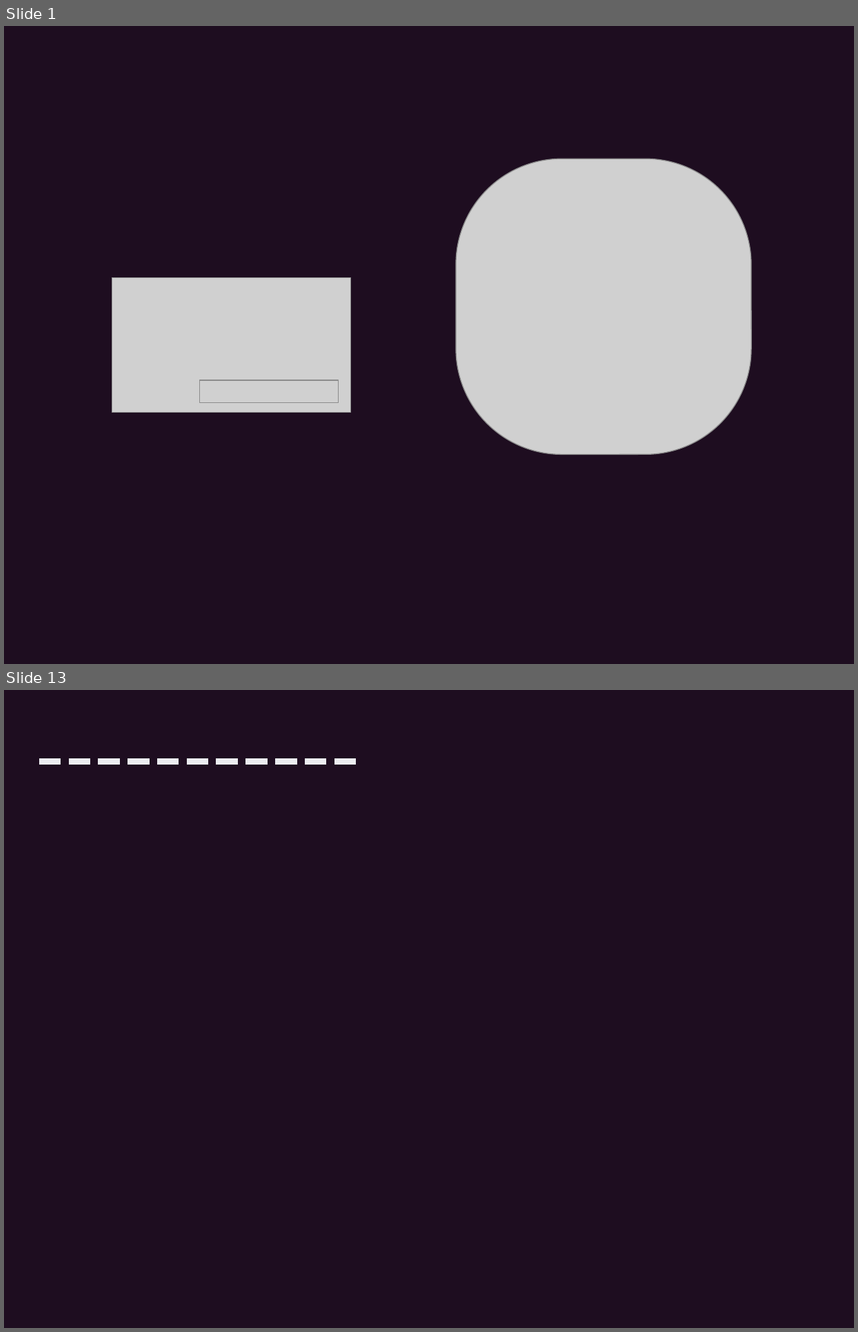
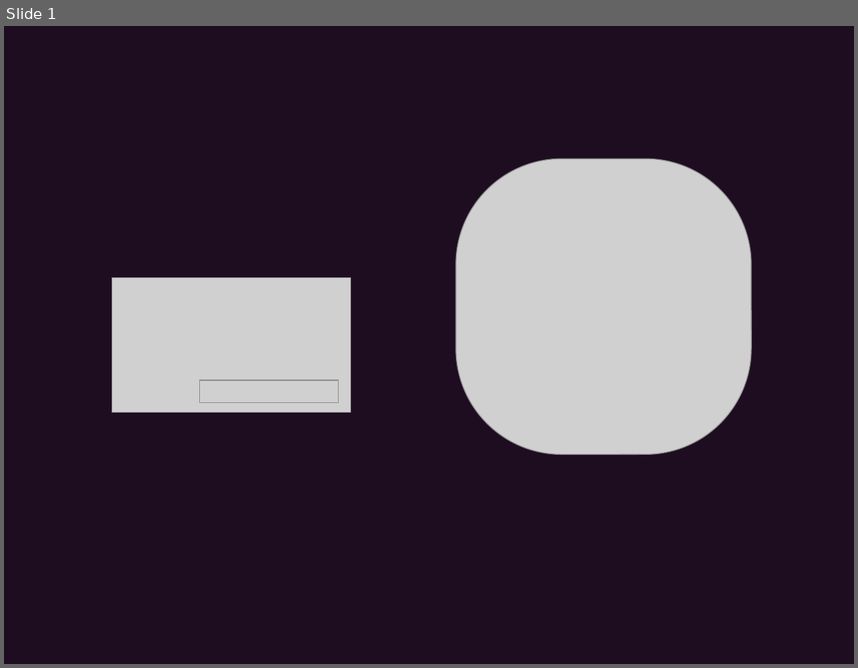
Before and after one commit to ysooj/Gihoek, a slide deck: reference_copying.pptx. Shown one above the other, each under a label of ours: slides 1 and 13 before the commit, slide 1 after it; the slides between them are not shown. The pictures are 858x1332 and 858x668 pixels, drawn with LibreOffice and Linux fonts; fonts in the diff are those of the drawing; grey boxes stand for pictures. Boxes give left, top, right and bottom in pixels: in the first picture for what was removed or moved away, otherwise in the second. Text is boxed around its words. In the diff, an @@ line names an element or a change of style, - is before the commit and + after.

```diff
--- a/reference_copying.pptx
+++ b/reference_copying.pptx
@@ slide 13 removed at bbox=[4, 690, 854, 1328], background #1E0D20 @@
@@ math minus removed at bbox=[36, 749, 65, 775] @@
@@ math minus removed at bbox=[64, 749, 94, 775] @@
@@ math minus removed at bbox=[94, 749, 124, 775] @@
@@ math minus removed at bbox=[124, 749, 154, 775] @@
@@ math minus removed at bbox=[154, 749, 183, 775] @@
@@ math minus removed at bbox=[183, 749, 212, 775] @@
@@ math minus removed at bbox=[212, 749, 242, 775] @@
@@ math minus removed at bbox=[242, 749, 272, 775] @@
@@ math minus removed at bbox=[271, 749, 301, 775] @@
@@ math minus removed at bbox=[301, 749, 330, 775] @@
@@ math minus removed at bbox=[330, 749, 360, 775] @@
```
Also in this commit, not shown: 8 slides changed, 8 slides added, 3 other slides removed, 55 other files.
